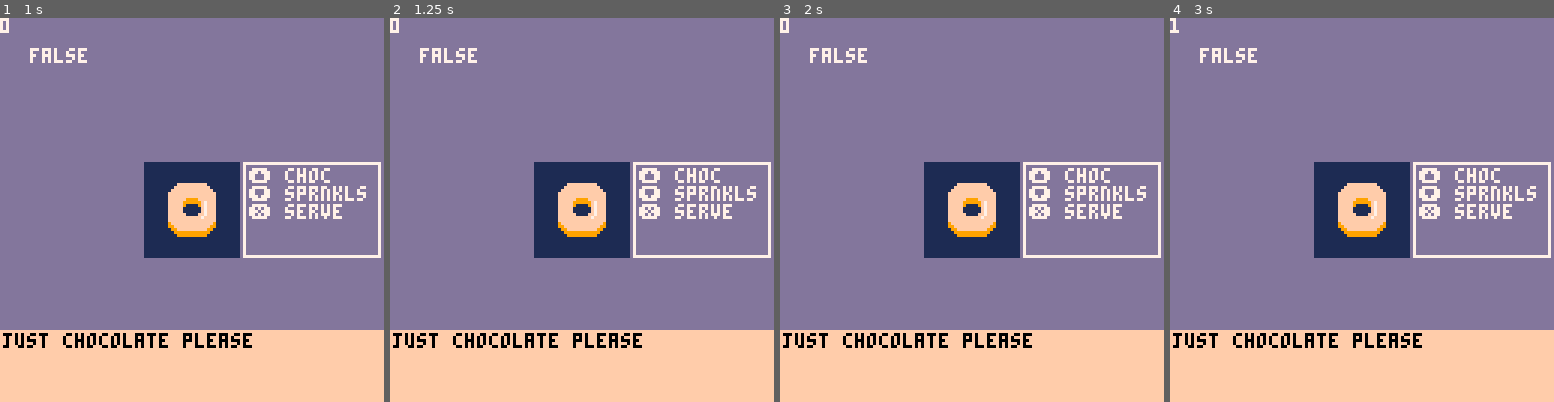
Above: before the commit, frames 1-4 (left to right).
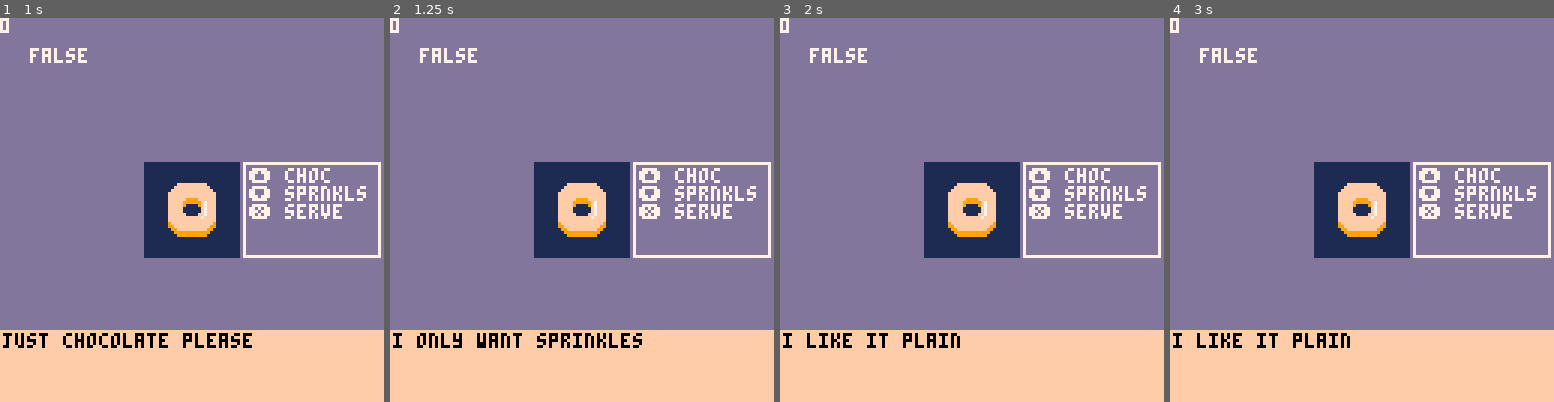
Above: after the commit, the same moments.

Repository: shen-sat/cook
Game: PICO-8 cartridge cook.p8
Same seed, same stepped clock (60 frames per second), same inputs: the game is played once before the commit and once after it.
Inputs:
- Up to frame 1 (1 s): tap X (X key) at 0.33 s
- Up to frame 2 (1.25 s): tap X (X key) at 1.07 s
- Up to frame 3 (2 s): tap X (X key) at 1.85 s
- Up to frame 4 (3 s): hold Up 2.15-2.42 s; tap X (X key) at 2.97 s

Frame 1 is identical in both runs. In frame 2, 0.9% of the frame differs, in the area x 2-66%, y 82-86%; in frame 3, 1.0%; in frame 4, 1.1%, in the area x 0-66%, y 0-86%.

Commit message:
Add random selection of donut version

Diff:
--- a/cook.p8
+++ b/cook.p8
@@ -91,8 +90,20 @@
     choc = false,
     sprinkles = false,
     pick_version = function(self)
-      self.choc = true
-      self.order_text = 'just chocolate please'
+      local num = flr(rnd(4))
+      if num == 0 then
+        self.choc = true
+        self.order_text = 'just chocolate please'
+      elseif num == 1 then
+        self.sprinkles = true
+        self.order_text = 'i only want sprinkles'
+      elseif num == 2 then
+        self.choc = true
+        self.sprinkles = true
+        self.order_text = 'gimme everything!'
+      else
+        self.order_text = 'i like it plain'
+      end
       return self
     end,
     order_text = '',
